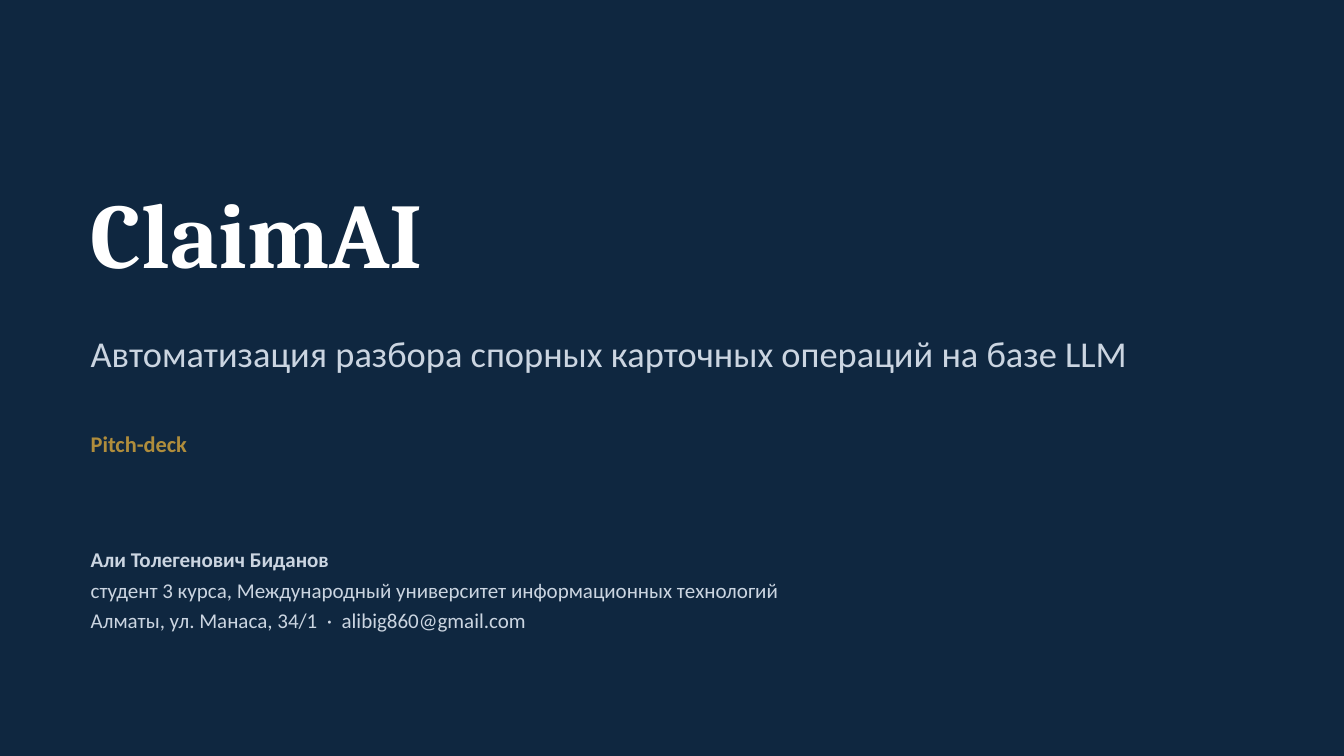
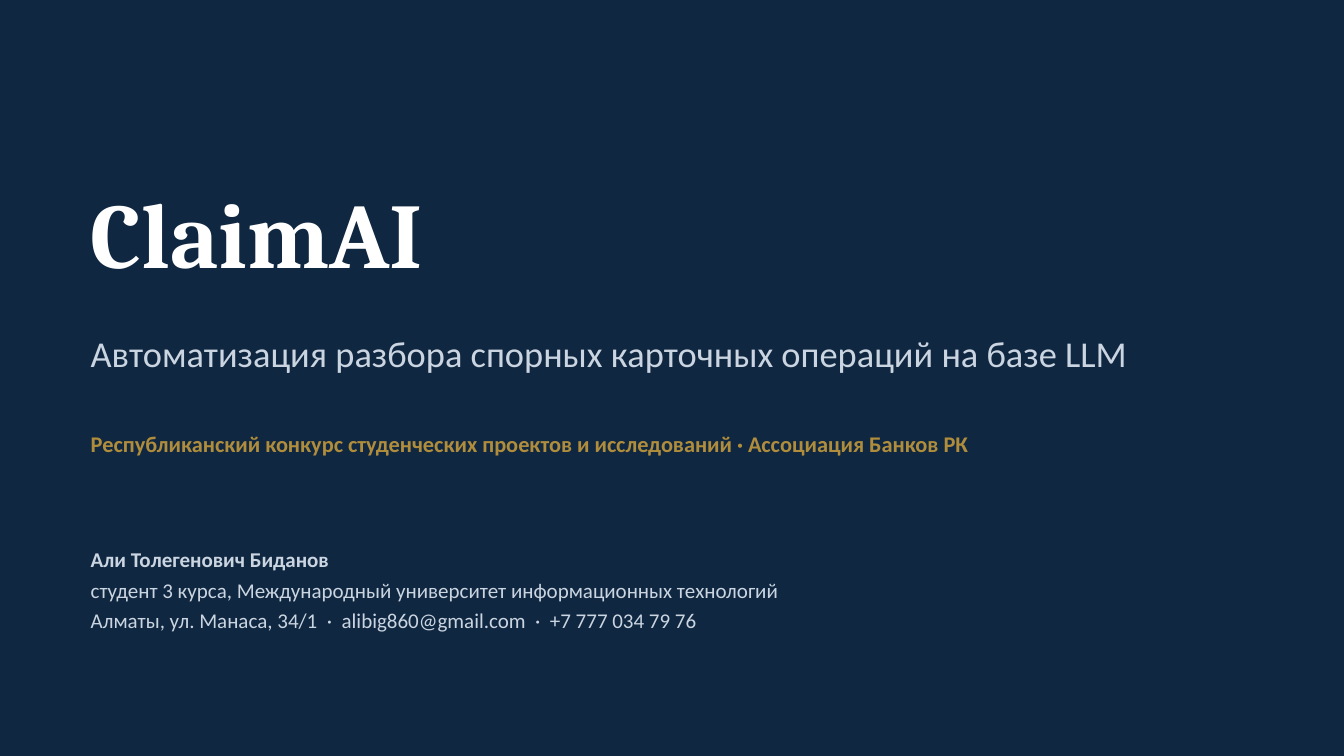
Before and after one commit to AliDamn/hack, a slide deck: slide 1 of competition/ClaimAI_pitch-deck.pptx. Drawn at 1344x756 pixels with LibreOffice and Linux fonts; fonts in the diff are those of the drawing. Boxes give left, top, right and bottom in pixels: in the first picture for what was removed or moved away, otherwise in the second. Text is boxed around its words. In the diff, an @@ line names an element or a change of style, - is before the commit and + after.

```diff
--- a/competition/ClaimAI_pitch-deck.pptx
+++ b/competition/ClaimAI_pitch-deck.pptx
@@ text at <box>91,436,968,456</box>: text changed @@
-Pitch-deck
+Республиканский конкурс студенческих проектов и исследований · Ассоциация Банков РК
@@ text at <box>91,613,696,632</box>: text changed @@
-Алматы, ул. Манаса, 34/1 · alibig860@gmail.com
+Алматы, ул. Манаса, 34/1 · alibig860@gmail.com · +7 777 034 79 76
```
Also in this commit, not shown: 1 other slide changed, 9 other files.
